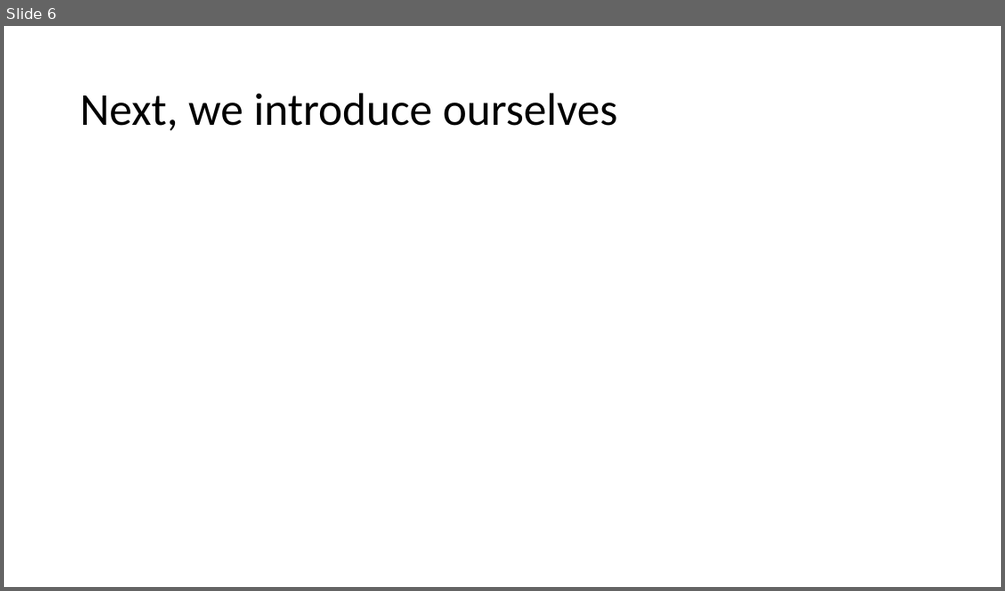
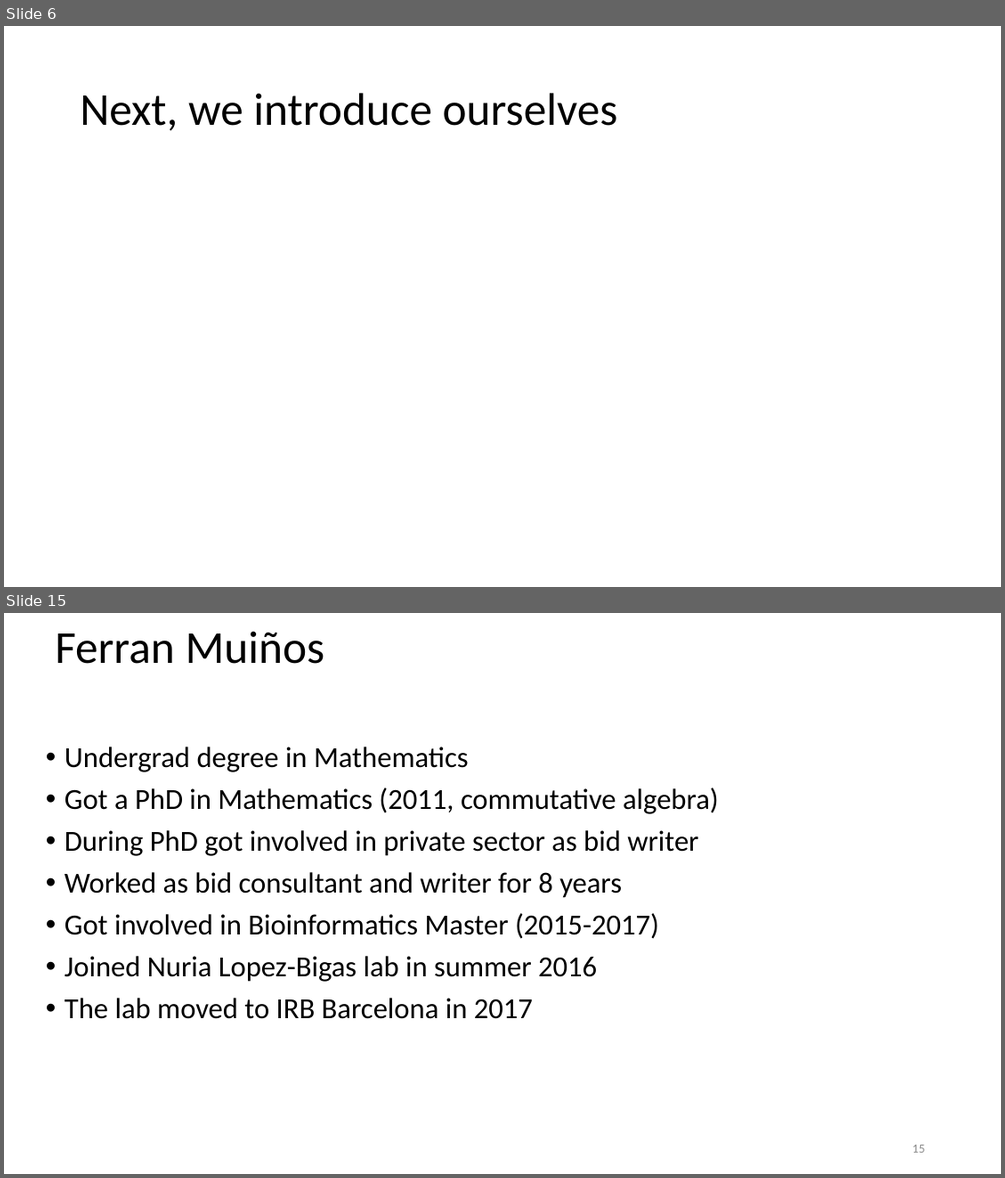
Before and after one commit to steverozen/ISMB.mutsig.tutorial, a slide deck: Tut1.Lecture.0.short.intro.pptx. Shown one above the other, each under a label of ours: slide 6 before the commit, slides 6 and 15 after it; the slides between them are not shown. The pictures are 1005x591 and 1005x1178 pixels, drawn with LibreOffice and Linux fonts; fonts in the diff are those of the drawing. Boxes give left, top, right and bottom in pixels: in the first picture for what was removed or moved away, otherwise in the second. Text is boxed around its words. In the diff, an @@ line names an element or a change of style, - is before the commit and + after.

Commit message:
Ferran bio added to introductory slides

```diff
--- a/Tut1.Lecture.0.short.intro.pptx
+++ b/Tut1.Lecture.0.short.intro.pptx
@@ slide 15 added at (4,613,1001,1174), background #FFFFFF @@
@@ text added at (55,631,325,664), 44 pt, text #000000 @@
+Ferran Muiños
@@ text added at (65,747,719,1019), 28 pt, text #000000 @@
+• Undergrad degree in Mathematics
+• Got a PhD in Mathematics (2011, commutative algebra)
+• During PhD got involved in private sector as bid writer
+• Worked as bid consultant and writer for 8 years
+• Got involved in Bioinformatics Master (2015-2017)
+• Joined Nuria Lopez-Bigas lab in summer 2016
+• The lab moved to IRB Barcelona in 2017
@@ page number added at (912,1144,924,1152), 12 pt, text #8B8B8B @@
+15
```
Also in this commit, not shown: 12 slides changed, 2 other slides added.
